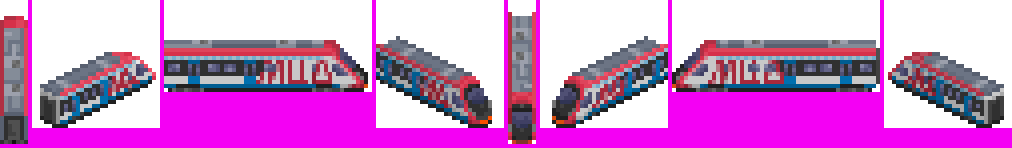
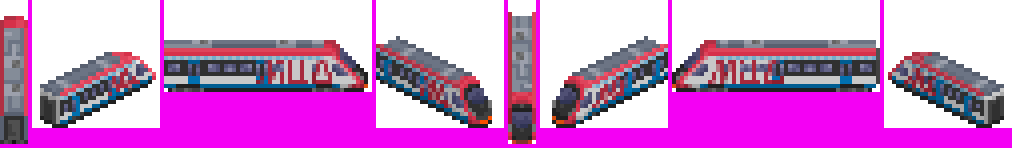
Comparing the layer stacks of the two w=1012, h=148 images. Changes:
renamed "2.0-3.0 door overlap" to "3.0 changes", moved it above "МЦД", painted on it over [100, 60, 800, 104]
painted on "2.0-3.0 mask" over [100, 64, 800, 104]
